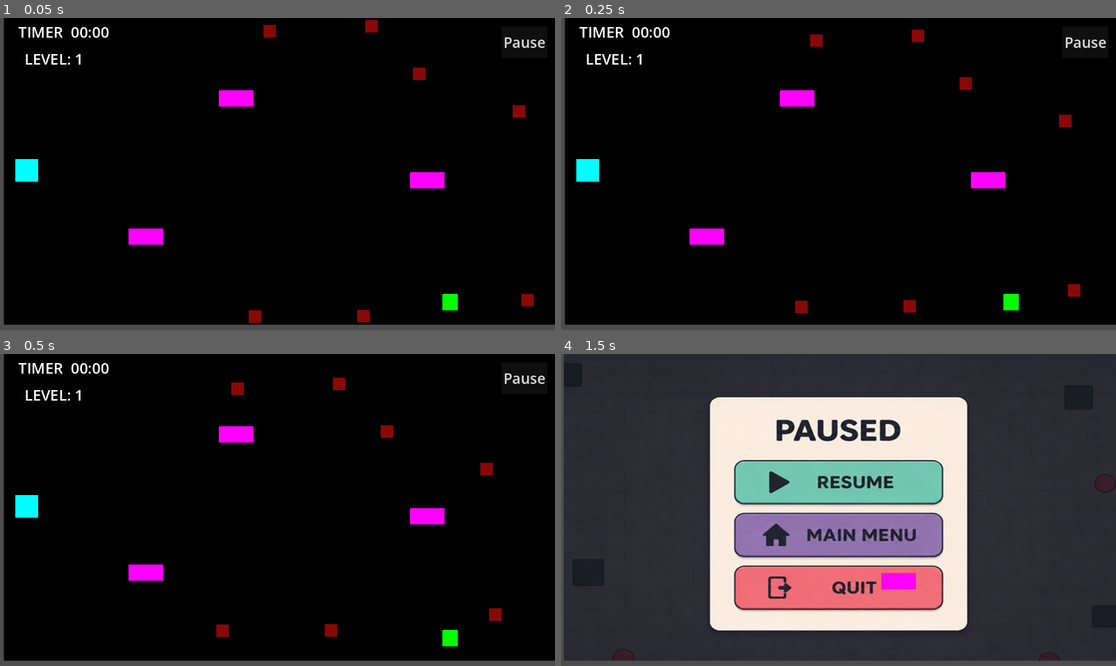
Above: before the commit, frames 1-4 (two rows, left to right).
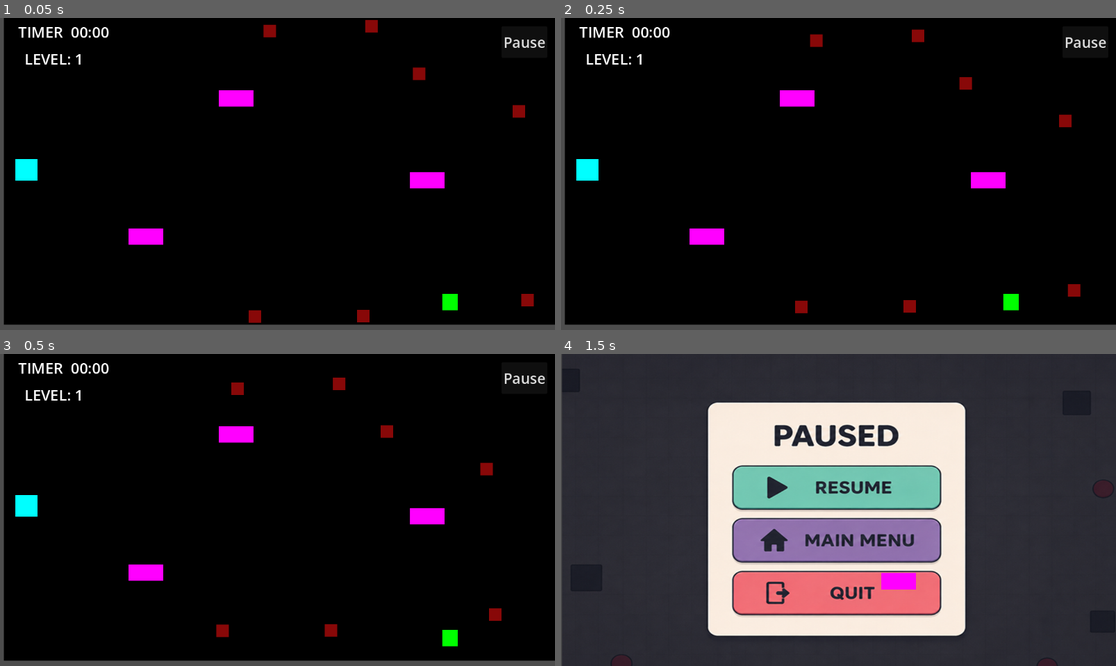
Above: after the commit, the same moments.

Repository: GitProjectAS/DOT-ESCAPE
Game: Godot game, scene res://Scenes/level.tscn
Same seed, same stepped clock (60 frames per second), same inputs: the game is played once before the commit and once after it. This scene is started directly instead of the project's main scene.
Inputs:
- Up to frame 1 (0.05 s): no input
- Up to frame 2 (0.25 s): no input
- Up to frame 3 (0.5 s): no input
- Up to frame 4 (1.5 s): hold Right (ui_right) 0.53-1.25 s; click "Pause" at 1.25 s

The runs differ from the first frame. In frame 1, less than 0.1% of the frame differs, in the area x 2-7%, y 45-53%; in frame 2, less than 0.1%; in frame 3, less than 0.1%; in frame 4, 14%, in the area x 0-100%, y 0-100%.

Commit message:
Level complete design in the godot

Diff:
--- a/dot-escape---godot-/Scenes/LevelComplete.tscn
+++ b/dot-escape---godot-/Scenes/LevelComplete.tscn
@@ -1,6 +1,7 @@
 [gd_scene format=3 uid="uid://bpfw0ryxud23u"]
 
-[ext_resource type="Script" uid="uid://d3ijcsnp4dp75" path="res://Scripts/level_complete.gd" id="1_s5v0a"]
+[ext_resource type="Script" uid="uid://d3ijcsnp4dp75" path="res://scripts/level_complete.gd" id="1_s5v0a"]
+[ext_resource type="Texture2D" uid="uid://houi32njyc2i" path="res://assets/Dot Escape - LevelComplete.png" id="2_eqxnh"]
 
 [node name="levelcomplete" type="Control" unique_id=587618868]
 layout_mode = 3
@@ -11,65 +12,78 @@
 
 [node name="ColorRect" type="ColorRect" parent="." unique_id=1754648424]
 layout_mode = 0
-offset_right = 1156.0
-offset_bottom = 643.0
+offset_left = 2.0
+offset_top = -7.0
+offset_right = 1158.0
+offset_bottom = 636.0
 color = Color(0.38321832, 0.38321835, 0.38321832, 1)
 
 [node name="LevelComplete Label" type="Label" parent="." unique_id=1863550833]
 layout_mode = 0
-offset_left = 208.0
-offset_top = 95.0
-offset_right = 943.0
-offset_bottom = 318.0
+offset_left = 325.0
+offset_top = 65.0
+offset_right = 811.0
+offset_bottom = 206.0
 theme_override_colors/font_color = Color(0.1882353, 0.96862745, 0, 1)
-theme_override_font_sizes/font_size = 80
+theme_override_font_sizes/font_size = 50
 text = "            LEVEL
         COMPLETE"
 
 [node name="TimerLabel" type="Label" parent="." unique_id=269342039]
+top_level = true
 layout_mode = 0
-offset_left = 386.0
-offset_top = 331.0
-offset_right = 569.0
-offset_bottom = 384.0
+offset_left = 410.0
+offset_top = 369.0
+offset_right = 497.0
+offset_bottom = 422.0
 theme_override_font_sizes/font_size = 30
-text = "TIMER: 00:00"
+text = "00:00"
 
 [node name="LevelLabel" type="Label" parent="." unique_id=587708006]
+top_level = true
 layout_mode = 0
-offset_left = 653.0
-offset_top = 333.0
-offset_right = 791.0
-offset_bottom = 375.0
+offset_left = 754.0
+offset_top = 372.0
+offset_right = 779.0
+offset_bottom = 414.0
 theme_override_font_sizes/font_size = 30
-text = "LEVEL: 1 "
+text = "1 "
 
 [node name="Next Level Button" type="Button" parent="." unique_id=1000143319]
 layout_mode = 0
-offset_left = 397.0
-offset_top = 442.0
-offset_right = 798.0
-offset_bottom = 565.0
+offset_left = 420.0
+offset_top = 462.0
+offset_right = 731.0
+offset_bottom = 539.0
 theme_override_font_sizes/font_size = 50
 text = "NEXT LEVEL "
 
 [node name="Menu Button" type="Button" parent="." unique_id=1736668041]
 layout_mode = 0
-offset_left = 78.0
-offset_top = 477.0
-offset_right = 333.0
-offset_bottom = 603.0
+offset_left = 94.0
+offset_top = 442.0
+offset_right = 367.0
+offset_bottom = 529.0
 theme_override_font_sizes/font_size = 40
 text = "MENU"
 
 [node name="Retry Button" type="Button" parent="." unique_id=441766468]
 layout_mode = 0
-offset_left = 872.0
-offset_top = 470.0
-offset_right = 1106.0
-offset_bottom = 602.0
+offset_left = 777.0
+offset_top = 454.0
+offset_right = 1041.0
+offset_bottom = 535.0
 theme_override_font_sizes/font_size = 40
 text = "Retry"
 
+[node name="TextureRect" type="TextureRect" parent="." unique_id=1768926986]
+layout_mode = 0
+offset_left = 5.0
+offset_right = 1161.0
+offset_bottom = 648.0
+mouse_filter = 2
+texture = ExtResource("2_eqxnh")
+
+[connection signal="pressed" from="Next Level Button" to="." method="_on_next_level_button_pressed"]
 [connection signal="pressed" from="Menu Button" to="." method="_on_menu_button_pressed"]
 [connection signal="pressed" from="Retry Button" to="." method="_on_retry_button_pressed"]
--- a/dot-escape---godot-/Scenes/MainScreen.tscn
+++ b/dot-escape---godot-/Scenes/MainScreen.tscn
@@ -37,9 +37,9 @@
 
 [node name="TextureRect" type="TextureRect" parent="." unique_id=956842270]
 layout_mode = 0
-offset_left = 1.0
+offset_left = -4.0
 offset_top = -1.0
-offset_right = 1159.0
+offset_right = 1154.0
 offset_bottom = 647.0
 mouse_filter = 2
 texture = ExtResource("2_ewbgq")
--- a/dot-escape---godot-/Scenes/PLAYER.tscn
+++ b/dot-escape---godot-/Scenes/PLAYER.tscn
@@ -3,7 +3,7 @@
 [ext_resource type="Script" uid="uid://cnw1ocb3hyvgl" path="res://scripts/player.gd" id="1_rpqav"]
 
 [sub_resource type="CircleShape2D" id="CircleShape2D_qbkls"]
-radius = 22.803509
+radius = 22.022715
 
 [node name="CharacterBody2D" type="CharacterBody2D" unique_id=1593322135]
 script = ExtResource("1_rpqav")
@@ -11,8 +11,8 @@
 [node name="ColorRect" type="ColorRect" parent="." unique_id=515790110]
 offset_left = -23.0
 offset_top = -22.0
-offset_right = 24.0
-offset_bottom = 25.0
+offset_right = 23.0
+offset_bottom = 23.0
 color = Color(0, 1, 1, 1)
 
 [node name="CollisionShape2D" type="CollisionShape2D" parent="." unique_id=1879986971]
--- a/dot-escape---godot-/Scenes/level.tscn
+++ b/dot-escape---godot-/Scenes/level.tscn
@@ -5,7 +5,7 @@
 [ext_resource type="PackedScene" uid="uid://dtpbrgoxdawcg" path="res://Scenes/Vertical_enemy.tscn" id="3_6phgx"]
 [ext_resource type="PackedScene" uid="uid://dhhpj0uksvtxl" path="res://Scenes/goal.tscn" id="4_81xng"]
 [ext_resource type="Script" uid="uid://bxe6wjo6btiyr" path="res://scripts/vertical_enemy_spawner.gd" id="6_0f350"]
-[ext_resource type="Script" uid="uid://djr285s7g7tsh" path="res://Scripts/GameTimer.gd" id="7_8c0lf"]
+[ext_resource type="Script" uid="uid://djr285s7g7tsh" path="res://scripts/GameTimer.gd" id="7_8c0lf"]
 [ext_resource type="PackedScene" uid="uid://cnly6f4835qfs" path="res://Scenes/PauseMenu.tscn" id="9_oqgf2"]
 
 [sub_resource type="RectangleShape2D" id="RectangleShape2D_tumq0"]
@@ -174,6 +174,12 @@
 offset_right = 1151.0
 offset_bottom = 644.0
 
+[node name="TextureRect" parent="CanvasLayer/PauseScene" index="2" unique_id=1778409827]
+offset_left = -3.0
+offset_top = 5.0
+offset_right = 1149.0
+offset_bottom = 653.0
+
 [node name="Area2D" parent="CanvasLayer/PauseScene" unique_id=122216939 instance=ExtResource("2_k5f4k")]
 position = Vector2(696, 475)
 
--- a/dot-escape---godot-/scripts/level_complete.gd
+++ b/dot-escape---godot-/scripts/level_complete.gd
@@ -18,3 +18,7 @@
 
 func _on_retry_button_pressed() -> void:
 	get_tree().change_scene_to_file("res://Scenes/level.tscn")
+
+
+func _on_next_level_button_pressed() -> void:
+	get_tree().change_scene_to_file("res://Scenes/level2.tscn")
Binary file added: dot-escape---godot-/assets/Dot Escape - LevelComplete.png
Not shown, added: dot-escape---godot-/assets/Dot Escape - LevelComplete.png.import
